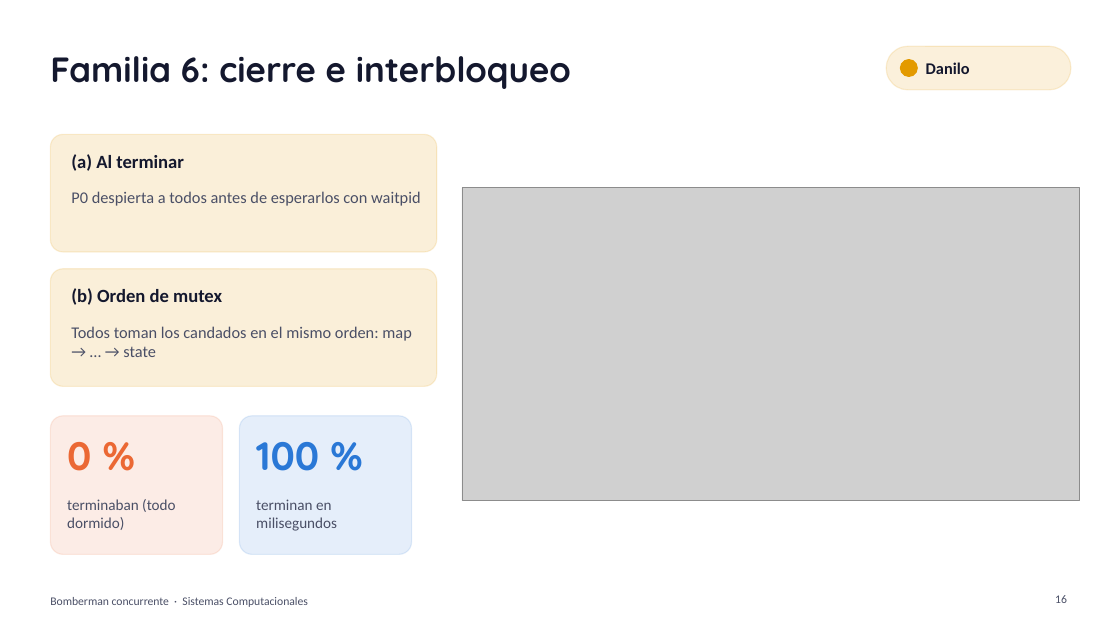
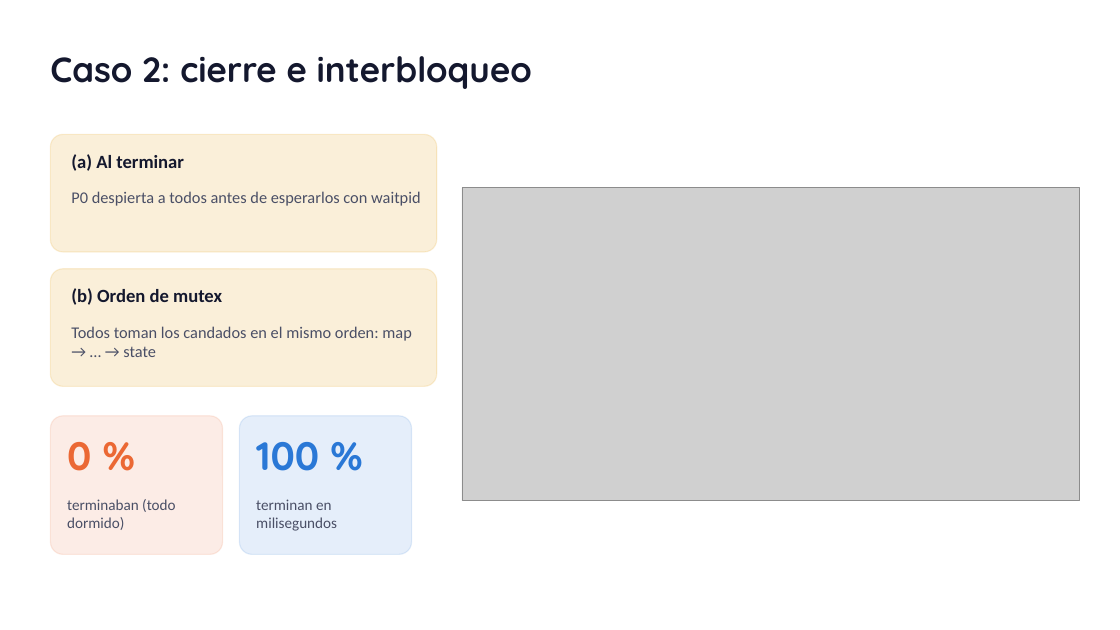
Before and after one commit to JoelxD12O/bomberman-concurrente, a slide deck: slide 15 of docs/presentacion/Bomberman_concurrente.pptx (slide 16 before the commit). Drawn at 1120x630 pixels with LibreOffice and Linux fonts; fonts in the diff are those of the drawing; grey boxes stand for pictures. Boxes give left, top, right and bottom in pixels: in the first picture for what was removed or moved away, otherwise in the second. Text is boxed around its words. In the diff, an @@ line names an element or a change of style, - is before the commit and + after.

```diff
--- a/docs/presentacion/Bomberman_concurrente.pptx
+++ b/docs/presentacion/Bomberman_concurrente.pptx
@@ title at bbox=[50, 56, 532, 89]: text changed @@
-Familia 6: cierre e interbloqueo
+Caso 2: cierre e interbloqueo
@@ rounded rectangle removed at bbox=[886, 46, 1071, 90] @@
@@ ellipse removed at bbox=[901, 60, 918, 76] @@
@@ text removed at bbox=[926, 62, 970, 74] @@
-Danilo
@@ text removed at bbox=[50, 597, 308, 607] @@
-Bomberman concurrente · Sistemas Computacionales
@@ page number removed at bbox=[1055, 595, 1067, 603] @@
-16
```
Also in this commit, not shown: 15 other slides changed, 9 slides added, 3 slides removed, 1 other file.
